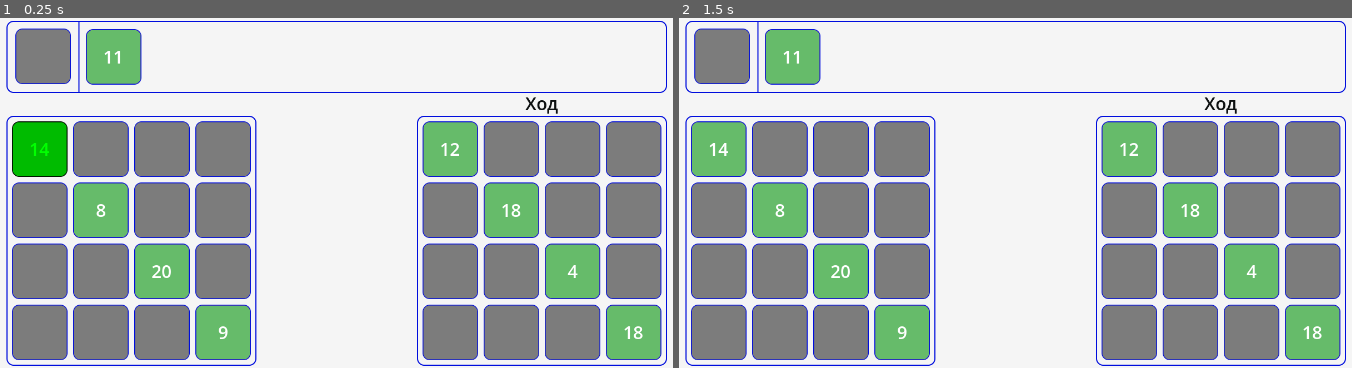
Above: before the commit, frames 1-2 (left to right).
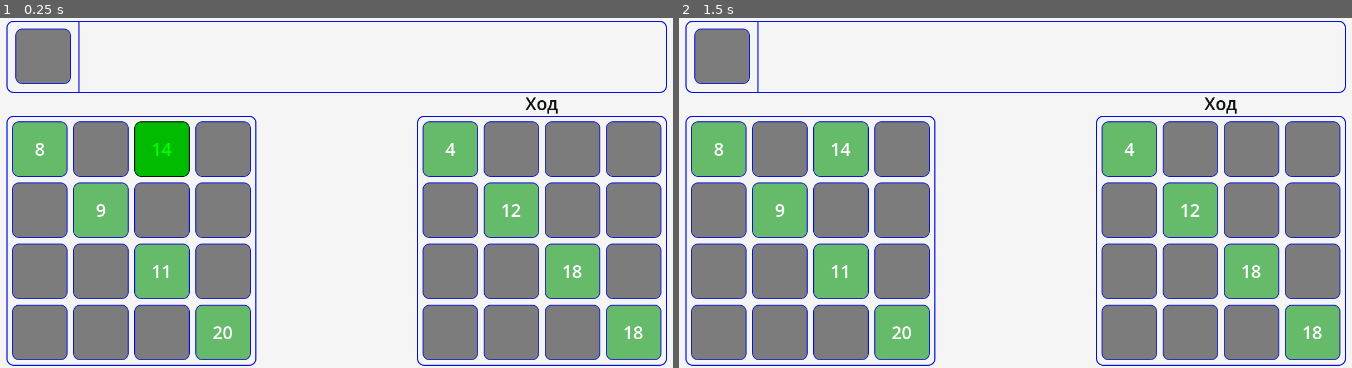
Above: after the commit, the same moments.

Repository: Rinkton/lucky-numbers-godot
Game: Godot game, scene res://game.tscn
The game is run twice, just before and just after one commit, with the same random seed, the same clock (stepped at 60 frames per second) and the same inputs.
Inputs (mouse positions are in pixels of both pictures, inside the frame that each line leads up to):
- Up to frame 1 (0.25 s): no input
- Up to frame 2 (1.5 s): tap Enter at 0.5 s; move the mouse to (1190, 175) at 0.52 s; click (1190, 175) at 0.67 s; tap Space at 1.25 s; move the mouse to (853, 210) at 1.27 s; click (853, 210) at 1.42 s

The runs differ from the first frame. In frame 1, 4.2% of the frame differs, in the area x 1-87%, y 3-92%; in frame 2, 2.9%.

Commit message:
Andreika's update

Diff:
--- a/lucky-numbers/field.gd
+++ b/lucky-numbers/field.gd
@@ -12,11 +12,15 @@
 
 
 func set_up_start_diagonal():
+	var clovers := []
+	for i in range(4):
+		var game = await G.get_game()
+		var clover = game.clover_pile.pop_random_clover()
+		clovers.append(clover)
+	clovers.sort_custom(func(a, b): return a.number < b.number)
 	for i in range(4):
 		var cell = get_cell(i, i)
-		var game = await G.get_game()
-		var clover = game.clover_pile.pop_random_clover()
-		cell.replace_clover(clover)
+		cell.replace_clover(clovers[i])
 	"""
 	for i in range(4):
 		for j in range(4):
--- a/lucky-numbers/player/ai_player.gd
+++ b/lucky-numbers/player/ai_player.gd
@@ -43,7 +43,7 @@
 	# , делить на количество клеверов в куче(по итогу то мы получим только 1) и ещё на 16, ибо
 	# Мы помимо клеток для выбора клевера перебирали ещё и ценность для остальных 15 клеток минус
 	# ценность без клевера из кучи на поле
-	var worth = (new_empty + new_busy) / (count) - (cur_empty + cur_busy)
+	var worth = (new_empty + new_busy) / (count * 16) - (cur_empty + cur_busy)
 
 	return worth
 
@@ -81,7 +81,7 @@
 								continue
 							var cell = field.get_cell(xx, yy)
 							var cell_flexibility = _get_cell_flexibility(cell, Vector3i(x, y, i))
-							clover_flexibility = max(cell_flexibility, clover_flexibility)
+							clover_flexibility += cell_flexibility
 				var cell = field.get_cell(x, y)
 				clover_flexibility *= clover_pile_dict[i]
 				if best_moves[i]["flex"] < clover_flexibility:
Not shown, changed: lucky-numbers/export_presets.cfg
